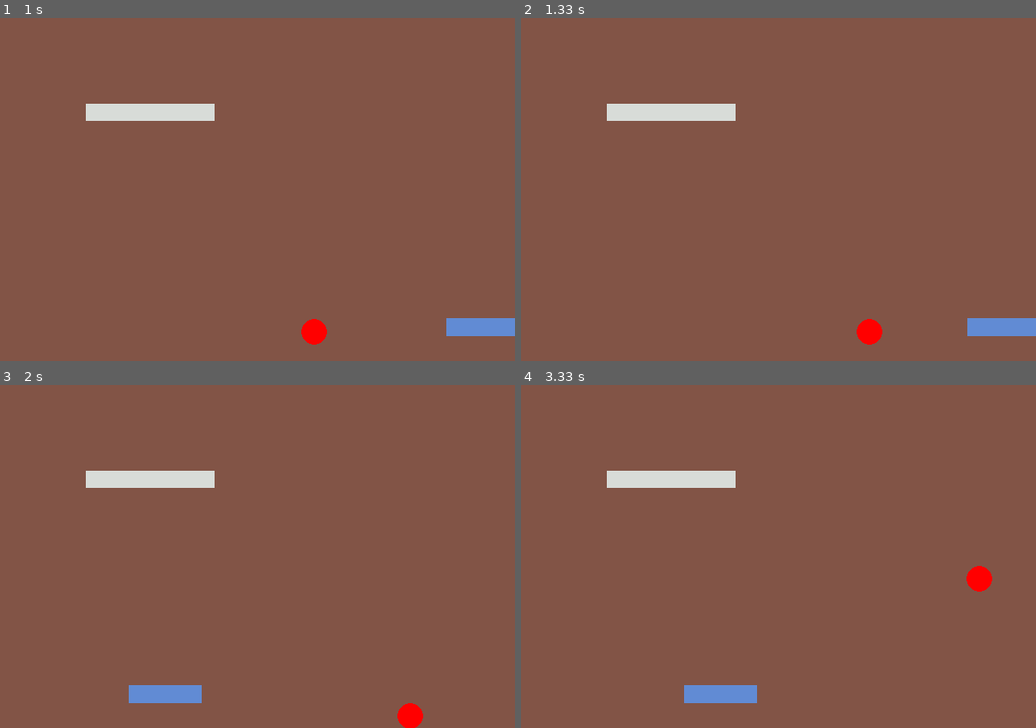
Above: before the commit, frames 1-4 (two rows, left to right).
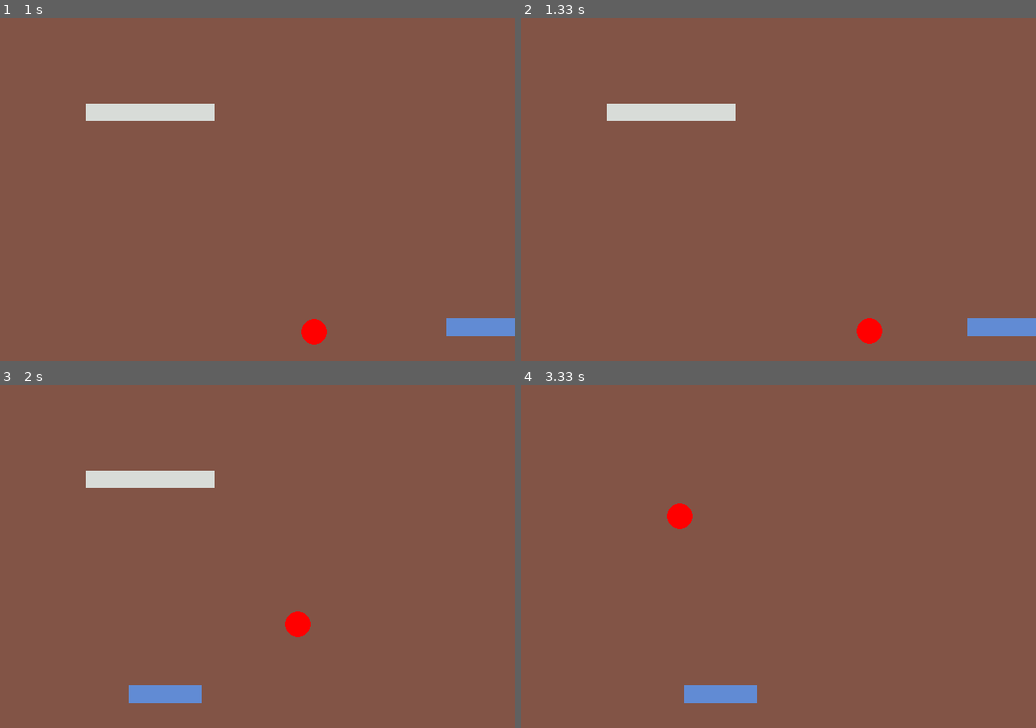
Above: after the commit, the same moments.

Repository: chenyzcs/py_toyGame
Game: pygame game, started from mainGame.py
Two runs of this game, one before a commit and one after it. Both use one fixed random seed, a clock stepped at 60 frames per second and the inputs below.
Inputs:
- Up to frame 1 (1 s): hold Right 0.33-0.8 s; hold Right from 0.83 s (still down)
- Up to frame 2 (1.33 s): release Right at 1.3 s
- Up to frame 3 (2 s): hold Left 1.33-1.87 s; hold Left from 1.9 s (still down)
- Up to frame 4 (3.33 s): release Left at 2.3 s; hold Right 2.33-2.97 s; hold Left from 3 s (still down)

Frame 1 is identical in both runs. In frame 2, less than 0.1% of the frame differs, in the area x 65-71%, y 87-96%; in frame 3, 0.6%; in frame 4, 1.8%, in the area x 16-92%, y 25-61%.

Commit message:
update collide function

Diff:
--- a/gameLevel.py
+++ b/gameLevel.py
@@ -7,6 +7,7 @@
     """Document for Enemy"""
 
     def __init__(self, screen):
+        self.name = "Enemy"
         self.x = 100
         self.y = 100
         self.screen = screen
--- a/mainGame.py
+++ b/mainGame.py
@@ -1,5 +1,4 @@
 # -*- coding: utf-8 -*-
-
 import pygame
 from pygame.locals import *
 
@@ -11,18 +10,32 @@
 gray = (130, 84, 70)
 red = (255, 255, 255)
 
-# paddle = pygame.image.load("py_toyGame/img/paddle.png").convert_alpha()
-# print paddle.get_rect().top
-
 
 def collide(ball, block):
+
+    # print type(block)
+    if block.name == 'Paddle':
+        blockRec = pygame.Surface.get_rect(block.img)
+    else:
+        blockRec = pygame.Rect(block.Rect)
+    blockWidth = blockRec.width
+    blockHeight = blockRec.height
+
     isCollide = False
-    if ball.x >= block.x and ball.x <= block.x + 85:
-        if ball.y >= block.y - Ball.ballRid and ball.y <= block.y + 20 + Ball.ballRid:
+    if ball.x >= block.x and ball.x <= block.x + blockWidth:
+        if ball.y >= block.y - Ball.ballRid and ball.y <= block.y + blockHeight + Ball.ballRid:
+            if block.y - Ball.ballRid <= ball.y <= block.y:
+                ball.y = block.y - Ball.ballRid
+            elif block.y + blockHeight <= ball.y <= block.y + blockHeight + Ball.ballRid:
+                ball.y = block.y + blockHeight + Ball.ballRid
             ball.yBallReverse()
             isCollide = True
-    elif ball.y + Ball.ballRid >= block.y and ball.y - Ball.ballRid <= block.y + 21:
-        if ball.x - Ball.ballRid <= block.x + 85 and ball.x + Ball.ballRid >= block.x:
+    elif ball.y + Ball.ballRid >= block.y and ball.y - Ball.ballRid <= block.y + blockHeight:
+        if ball.x - Ball.ballRid <= block.x + blockWidth and ball.x + Ball.ballRid >= block.x:
+            if block.x - Ball.ballRid <= ball.x <= block.x:
+                ball.x = block.x - Ball.ballRid
+            elif block.x + blockWidth <= ball.x <= block.x + blockWidth + Ball.ballRid:
+                ball.x = block.x + blockWidth + Ball.ballRid
             ball.xBallReverse()
             isCollide = True
 
--- a/myClass.py
+++ b/myClass.py
@@ -1,4 +1,10 @@
 import pygame
+import os
+
+pwd = os.getcwd()
+# print pwd
+
+paddle_src = pwd + '/img/paddle.png'
 
 
 class Block(object):
@@ -6,6 +12,7 @@
 
     def __init__(self, screen, block):
         super(Block, self).__init__()
+        self.name = "Block"
         self.screen = screen
         self.x = 0
         self.y = 0
@@ -20,11 +27,12 @@
     moveSpeed = 10
 
     def __init__(self, screen):
+        self.name = "Paddle"
         self.screen = screen
         self.x = 250
         self.y = 350
-        self.img = pygame.image.load(
-            "py_toyGame/img/paddle.png").convert_alpha()
+        self.img_src = paddle_src
+        self.img = pygame.image.load(self.img_src).convert_alpha()
 
     def moveLeft(self):
         self.x -= Paddle.moveSpeed
@@ -47,6 +55,7 @@
     ballRid = 15
 
     def __init__(self, screen):
+        self.name = "Ball"
         self.x = 250
         self.y = 250
         self.xSpeed = Ball.ballSpeed
@@ -59,9 +68,17 @@
 
         if self.x < Ball.ballRid or self.x > 600 - Ball.ballRid:
             # self.x -= Ball.ballSpeedhhhhhh
+            if self.x < Ball.ballRid:
+                self.x = Ball.ballRid
+            else:
+                self.x = 600 - Ball.ballRid
             self.xSpeed *= -1
 
         elif self.y < Ball.ballRid or self.y > 400 - Ball.ballRid:
+            if self.y < Ball.ballRid:
+                self.y = Ball.ballRid
+            else:
+                self.y = 400 - Ball.ballRid
             self.ySpeed *= -1
             # self.y -= Ball.ballSpeed
         self.x += self.xSpeed
@@ -73,9 +90,11 @@
 
     def xBallReverse(self):
         self.xSpeed *= -1
+        self.moveBall()
 
     def yBallReverse(self):
         self.ySpeed *= -1
+        self.moveBall()
 
     def xyBallReverse(self):
         self.xSpeed *= -1
